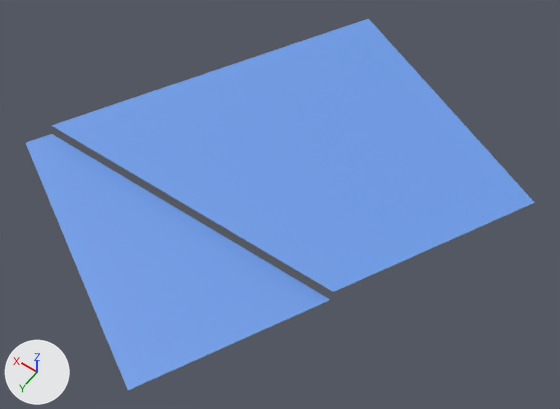
What one commit did to the FBX model Assets/Arts/Levels/Model/Lv3/River.fbx.
Camera for both pictures: a 50 mm lens placed at (118.0, 216.0, 593.0), pointed at (399.0, -177.0, -25.0). Lighting does not change. The marker at lower left points along +X, +Y and +Z. The picture after the commit comes second. Where no turn or scale is listed for an object, it has been applied to the vertices.

Objects in the first picture: '平面.057'.
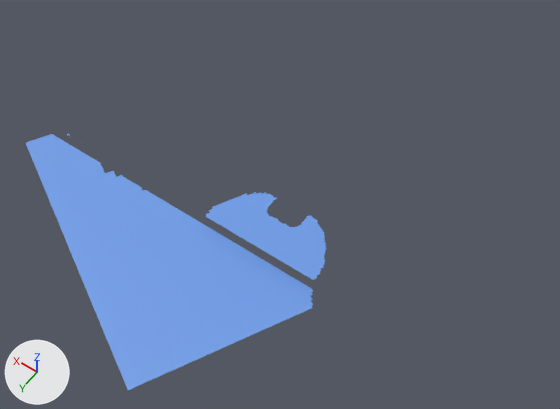
What the commit changed:
me_平面_042 is used by ob_平面_057; location (412.1, -151.8, -10.1).
me_平面_042 had 11409 vertices, 11084 faces and spanned x -224.0..245.0, y -297.0..217.0, z 0.0..12.0.
me_平面_042 now has 7672 vertices, 7376 faces and spans x -112.0..245.0, y -15.0..217.0, z 0.0..12.0.
me_平面_042 part 1: 3737 vertices removed from x -224.0..231.0, y -297.0..61.0, z 0.0..12.0.

Changed parts and their boxes (x1, y1, x2, y2) in the pictures (560 x 409 px):
'平面.057', reshaped (41% narrower, 31% shorter)
    before: (26, 19, 535, 390)
    after: (26, 134, 327, 390)
part 1 of me_平面_042, deleted (blue)
    before: (51, 19, 535, 308)
